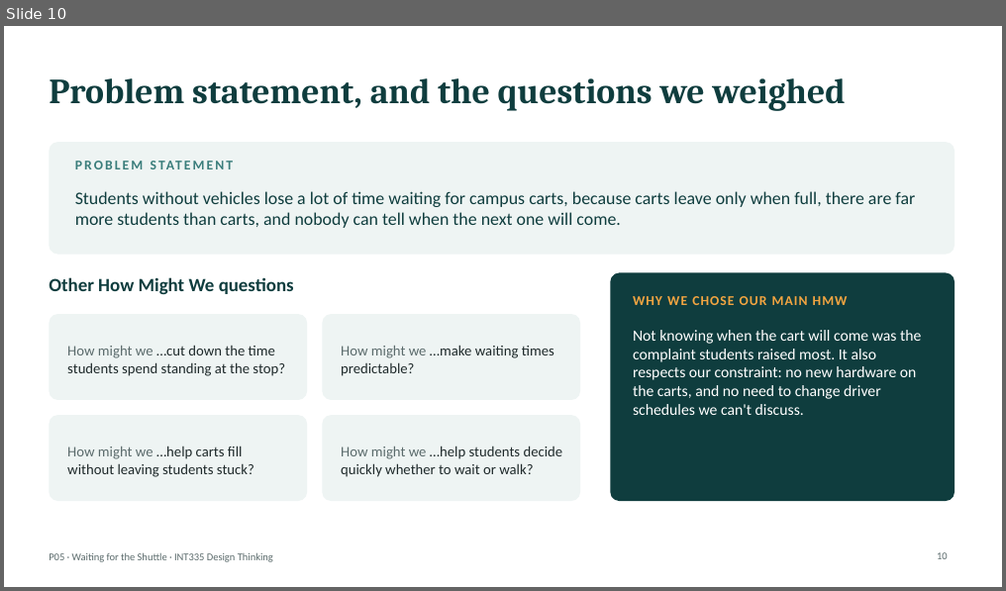
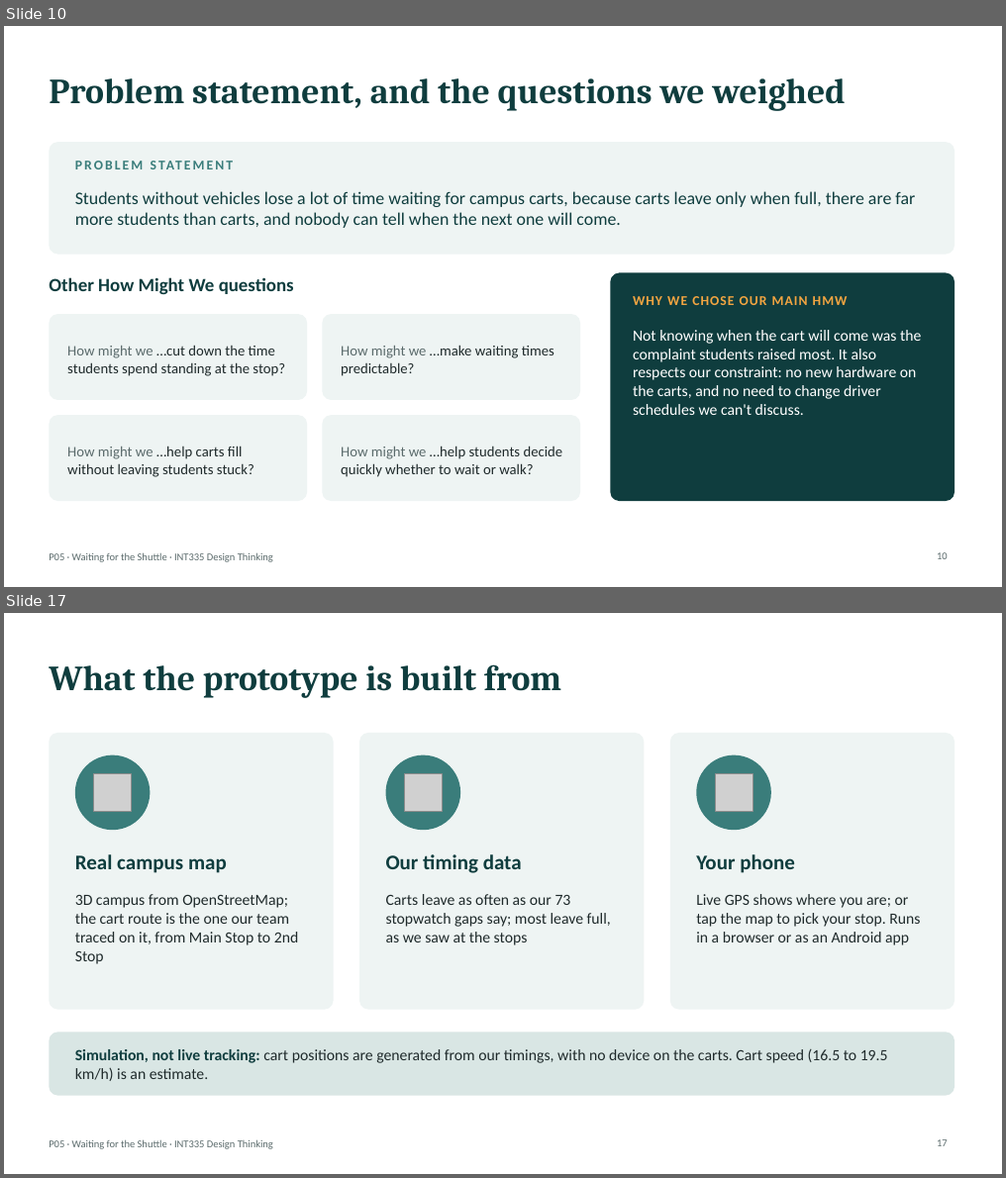
Before and after one commit to ShadowIzzHerZ/waiting-for-the-shuttle, a slide deck: deck/P05_Waiting_for_the_Shuttle.pptx. Shown one above the other, each under a label of ours: slide 10 before the commit, slides 10 and 17 after it; the slides between them are not shown. The pictures are 1006x591 and 1006x1178 pixels, drawn with LibreOffice and Linux fonts; fonts in the diff are those of the drawing; grey boxes stand for pictures. Boxes give left, top, right and bottom in pixels: in the first picture for what was removed or moved away, otherwise in the second. Text is boxed around its words. In the diff, an @@ line names an element or a change of style, - is before the commit and + after.

Commit message:
Deck: prototype section with app screenshots; app: stop names, riding list, labels clear of buttons
Add two Prototype slides (four phone-size screenshots, and what the
prototype is built from) and update the slides that still promised a
paper prototype. build.js now writes next to itself and takes the pptx
skill folder from PPTX_SKILL. App fixes found in the screenshots: a
destination at a stop shows the stop name, the waiting list hides while
riding, and map labels keep clear of the right-hand buttons.

```diff
--- a/deck/P05_Waiting_for_the_Shuttle.pptx
+++ b/deck/P05_Waiting_for_the_Shuttle.pptx
@@ slide 17 added at (4,613,1002,1174), background #FFFFFF; not listed: 1 template element that a slide beside it also shows @@
@@ title added at (49,664,561,698), 34 pt, text #0F3D3E, bold @@
+What the prototype is built from
@@ rounded rectangle added at (49,733,334,1010), fill #EEF4F3 @@
@@ ellipse added at (75,756,150,830), fill #3A7D7B @@
@@ rounded rectangle added at (359,733,645,1010), fill #EEF4F3 @@
@@ ellipse added at (386,756,460,830), fill #3A7D7B @@
@@ rounded rectangle added at (670,733,954,1010), fill #EEF4F3 @@
@@ ellipse added at (696,756,771,830), fill #3A7D7B @@
@@ picture added at (94,774,132,811) @@
@@ picture added at (405,774,442,811) @@
@@ picture added at (715,774,752,811) @@
@@ text added at (75,855,227,873), 20 pt, text #0F3D3E, bold @@
+Real campus map
@@ text added at (386,855,522,873), 20 pt, text #0F3D3E, bold @@
+Our timing data
@@ text added at (696,855,795,873), 20 pt, text #0F3D3E, bold @@
+Your phone
@@ text added at (75,894,298,964), 15 pt, text #1F2A2B @@
+3D campus from OpenStreetMap; the cart route is the one our team traced on it, from Main Stop to 2nd Stop
@@ text added at (386,894,611,946), 15 pt, text #1F2A2B @@
+Carts leave as often as our 73 stopwatch gaps say; most leave full, as we saw at the stops
@@ text added at (696,894,920,946), 15 pt, text #1F2A2B @@
+Live GPS shows where you are; or tap the map to pick your stop. Runs in a browser or as an Android app
@@ rounded rectangle added at (49,1032,954,1096), fill #D9E6E4 @@
@@ text added at (75,1050,888,1081), 15 pt, text #1F2A2B @@
+Simulation, not live tracking: cart positions are generated from our timings, with no device on the carts. Cart speed (16.5 to 19.5 km/h) is an estimate.
@@ page number added at (937,1140,947,1147), 10 pt, text #5B6B6C @@
+17
```
Also in this commit, not shown: 2 slides changed, 1 other slide added, 16 other files.
